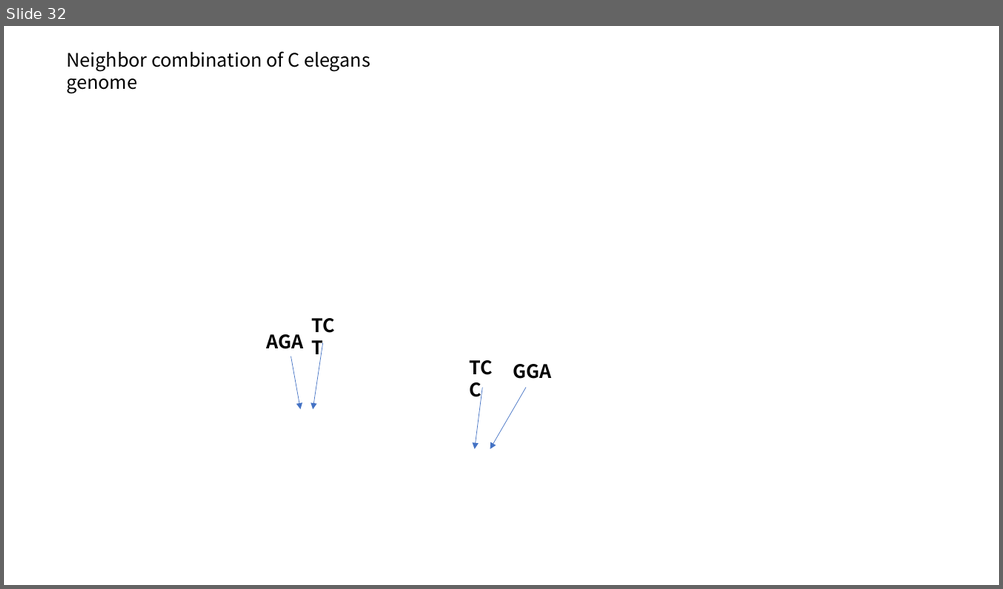
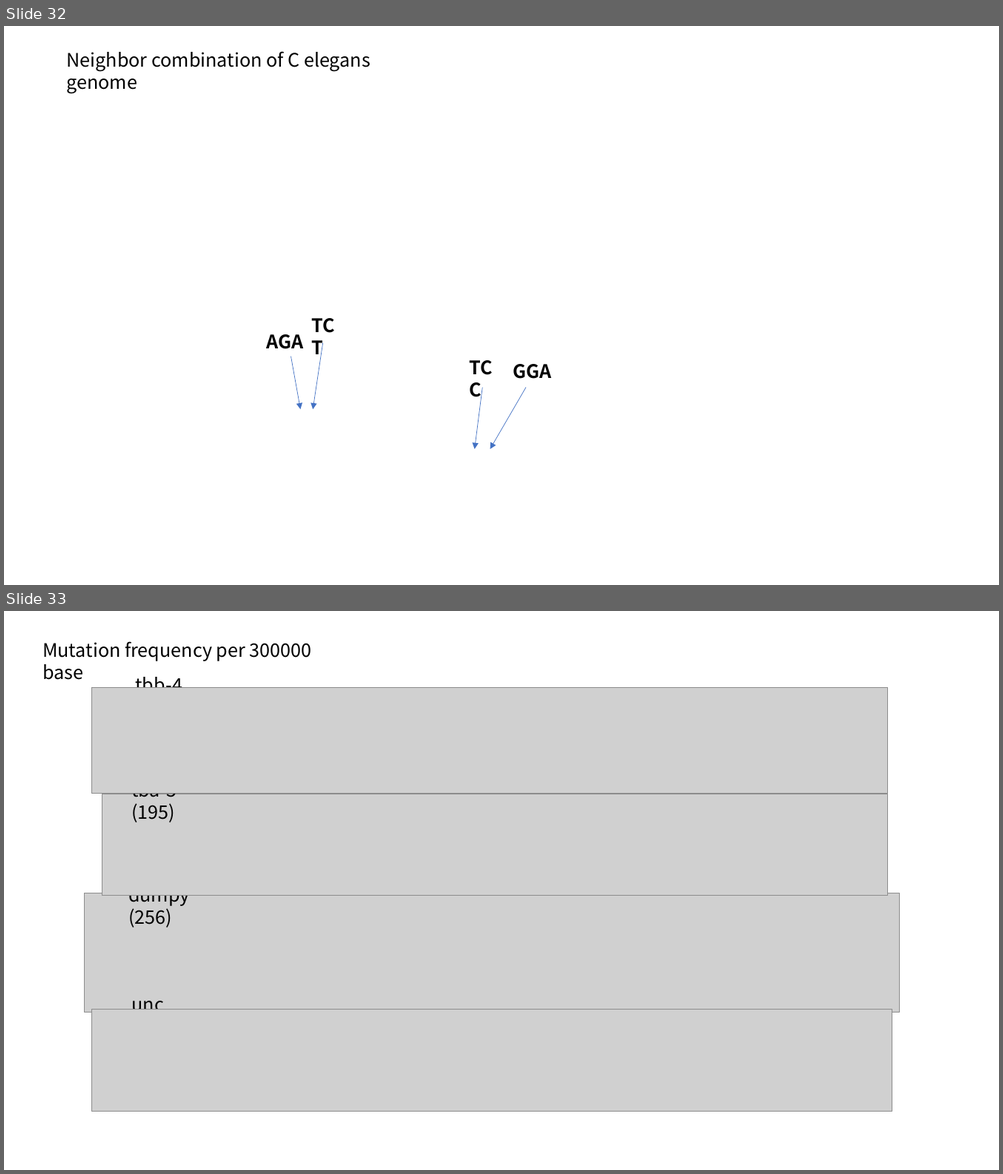
Before and after one commit to young55775/Genetorch-developing, a slide deck: discussion.pptx. Shown one above the other, each under a label of ours: slide 32 before the commit, slides 32 and 33 after it. The pictures are 1003x589 and 1003x1174 pixels, drawn with LibreOffice and Linux fonts; fonts in the diff are those of the drawing; grey boxes stand for pictures; background and template pictures are left out. Boxes give left, top, right and bottom in pixels: in the first picture for what was removed or moved away, otherwise in the second. Text is boxed around its words. In the diff, an @@ line names an element or a change of style, - is before the commit and + after.

```diff
--- a/discussion.pptx
+++ b/discussion.pptx
@@ slide 33 added at [4, 611, 999, 1170], background #FFFFFF @@
@@ text added at [42, 641, 312, 680], 18 pt, text #000000 @@
+Mutation frequency per 300000 base
@@ group added at [84, 672, 899, 1112]: 4 texts, 4 pictures @@
+tbb-4 (438)
+dumpy (256)
+unc (120)
+tba-5 (195)
```
Also in this commit, not shown: 3 other slides added, 3 other files.
